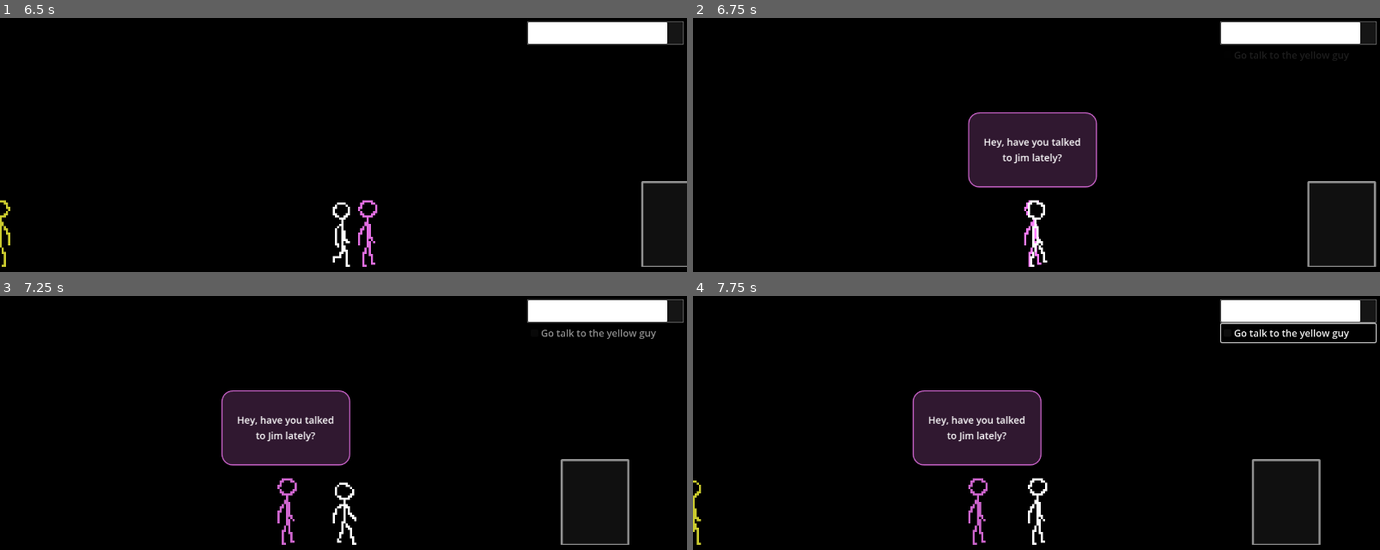
Above: before the commit, frames 1-4 (two rows, left to right).
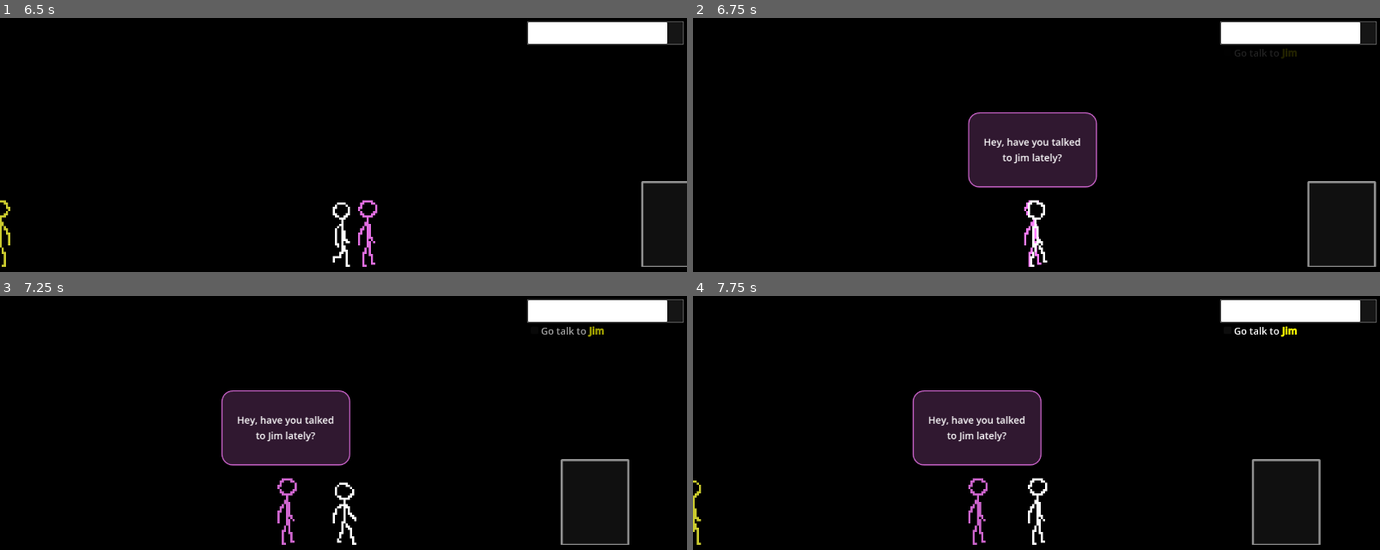
Above: after the commit, the same moments.

Repository: Fuzzlewuzzlekins/lysander-gdscript
Game: Godot game, scene res://levels/test_scene.tscn
Two runs of this game, one before a commit and one after it. Both use one fixed random seed, a clock stepped at 60 frames per second and the inputs below.
Inputs:
- Up to frame 1 (6.5 s): tap Enter at 0.5, 4.25 s; hold Up (stand_up) 0.53-2.03 s; tap E (interact) every 1.5 s from 0.6 to 5.1 s; tap Shift (toggle_sit) every 1.5 s from 1.35 to 5.85 s; hold Left (move_left) 2.03-3.53 s; tap Space at 2.75 s; hold Down (sit_down) 3.53-4.28 s; hold Right (move_right) 4.28-5.03 s; hold Up (stand_up) 5.03-5.78 s; hold Right (move_right) from 5.78 s (still down)
- Up to frame 2 (6.75 s): keep holding Right (move_right); tap E (interact) at 6.6 s
- Up to frame 3 (7.25 s): keep holding Right (move_right)
- Up to frame 4 (7.75 s): release Right (move_right) at 7.25 s; click "Go talk to the yellow guy" (after the commit: "Go talk to [b][color=yellow]J…") at 7.25 s

Frame 1 is identical in both runs. In frame 2, 0.1% of the frame differs, in the area x 78-96%, y 12-17%; in frame 3, 0.3%; in frame 4, 0.6%, in the area x 76-100%, y 10-19%.

Commit message:
Reorganize turn-in and unlock/prerequisite logic

Diff:
--- a/elements/exit.gd
+++ b/elements/exit.gd
@@ -9,6 +9,7 @@
 @export var dullness: float = 0.8
 @export var next_scene: PackedScene
 @export var next_scene_hint: String = "Leave"
+@export var prerequisites: Array[CheckBox]
 @export var lock_message: String
 #var assignment: CheckBox
 
@@ -31,7 +32,7 @@
 
 func _on_player_highlight(area: Area2D) -> void:
 	if self == area:
-		if lock_message:
+		if prerequisites.size() > 0 or lock_message:
 			$Label.text = lock_message
 		else:
 			$Label.text = next_scene_hint
@@ -57,6 +58,8 @@
 				turn_in_unwarn.emit(task)
 
 
-func _on_entity_unlock(exit: Area2D) -> void:
-	if self == exit:
-		lock_message = ""
+func _on_entity_turn_in(task: CheckBox) -> void:
+	if prerequisites.has(task):
+		prerequisites.erase(task)
+		if prerequisites.size() == 0:
+			lock_message = ""
--- a/elements/hud.gd
+++ b/elements/hud.gd
@@ -19,25 +19,23 @@
 
 
 func _on_entity_turn_in(task: CheckBox) -> void:
-	# Can the task be turned in?
-	if Gamestate.current_energy > task.energy_cost:
-		# Spend energy
-		Gamestate.current_energy -= task.energy_cost
-		$TopRightPanel/EnergyBarBase.value = Gamestate.current_energy
-		$TopRightPanel/EnergyBarBase.self_modulate = Color.WHITE
-		$TopRightPanel/EnergyBarBase/EnergyBarOverlay.value = Gamestate.current_energy
-		task_current_warning = null
-		if task_warn_tween:
-			task_warn_tween.kill()
-			task_warn_tween = null
-		# Clear task
-		Gamestate.active_tasks.erase(task)
-		task.button_pressed = true
-		task.disabled = true
-		var tween = get_tree().create_tween()
-		tween.tween_interval(0.5)
-		tween.tween_property(task, "modulate:a", 0, task_fade_speed)
-		tween.tween_callback(task.queue_free)
+	# Spend energy
+	Gamestate.current_energy -= task.energy_cost
+	$TopRightPanel/EnergyBarBase.value = Gamestate.current_energy
+	$TopRightPanel/EnergyBarBase.self_modulate = Color.WHITE
+	$TopRightPanel/EnergyBarBase/EnergyBarOverlay.value = Gamestate.current_energy
+	task_current_warning = null
+	if task_warn_tween:
+		task_warn_tween.kill()
+		task_warn_tween = null
+	# Clear task
+	Gamestate.active_tasks.erase(task)
+	task.button_pressed = true
+	task.disabled = true
+	var tween = get_tree().create_tween()
+	tween.tween_interval(0.5)
+	tween.tween_property(task, "modulate:a", 0, task_fade_speed)
+	tween.tween_callback(task.queue_free)
 
 
 func _on_entity_turn_in_warn(task: CheckBox) -> void:
--- a/elements/npc.gd
+++ b/elements/npc.gd
@@ -4,7 +4,6 @@
 signal turn_in(task: CheckBox)
 signal turn_in_warn(task: CheckBox)
 signal turn_in_unwarn(task: CheckBox)
-signal unlock(exit: Area2D)
 signal say(character: Area2D, dialogue: String)
 
 @export var target_player: Area2D
@@ -24,9 +23,6 @@
 	$AnimatedSprite2D.modulate = tint
 	# Dull sprite slightly by default
 	$AnimatedSprite2D.modulate.a = dullness
-	# Look for the Player in the scene
-	if !target_player:
-		target_player = get_tree().get_root().find_child("Player")
 	# If I have a Task as a child, manage it
 	assignment = get_node_or_null("Task")
 	if assignment != null:
@@ -50,7 +46,7 @@
 
 
 func _on_player_interact(area: Area2D) -> void:
-	if self == area:
+	if self == area and target_player:
 		## Turn to face the player. Only useful if dialogue pauses behavior.
 		#if global_position.x > target_player.global_position.x:
 			#$AnimatedSprite2D.flip_h = true
@@ -59,10 +55,8 @@
 		# Check if I am a turn-in point for any tasks
 		for i in range(Gamestate.active_tasks.size()):
 			var task = Gamestate.active_tasks.get(i)
-			if task.turn_in == self:
+			if task.turn_in == self and Gamestate.current_energy > task.energy_cost:
 				turn_in.emit(task)
-				if task.unlocks:
-					unlock.emit(task.unlocks)
 				if turn_in_dialogue:
 					say.emit(self, turn_in_dialogue)
 				return
@@ -82,7 +76,7 @@
 
 
 func _on_player_highlight(area: Area2D) -> void:
-	if self == area:
+	if self == area and target_player:
 		var tween = get_tree().create_tween()
 		tween.tween_property($AnimatedSprite2D, "modulate:a", 1.0, 0.2)
 		# Check if I am a turn-in point for any tasks
@@ -93,7 +87,7 @@
 
 
 func _on_player_unhighlight(area: Area2D) -> void:
-	if self == area:
+	if self == area and target_player:
 		var tween = get_tree().create_tween()
 		tween.tween_property($AnimatedSprite2D, "modulate:a", dullness, 0.2)
 		# Check if I am a turn-in point for any tasks
--- a/elements/task.gd
+++ b/elements/task.gd
@@ -3,4 +3,3 @@
 @export var time_cost: int = 10
 @export var energy_cost: int = 10
 @export var turn_in: Area2D
-@export var unlocks: Area2D
--- a/elements/task.tscn
+++ b/elements/task.tscn
@@ -3,7 +3,24 @@
 [ext_resource type="Script" uid="uid://bjyhhxc2ovsw6" path="res://elements/task.gd" id="1_3qm7i"]
 
 [node name="Task" type="CheckBox"]
+offset_right = 256.0
+offset_bottom = 32.0
 theme_override_font_sizes/font_size = 18
 button_mask = 0
+expand_icon = true
+script = ExtResource("1_3qm7i")
+
+[node name="RichTextLabel" type="RichTextLabel" parent="."]
+layout_mode = 0
+offset_left = 24.0
+offset_right = 256.0
+offset_bottom = 32.0
+theme_override_font_sizes/normal_font_size = 18
+theme_override_font_sizes/bold_font_size = 18
+theme_override_font_sizes/bold_italics_font_size = 18
+theme_override_font_sizes/italics_font_size = 18
+theme_override_font_sizes/mono_font_size = 18
+bbcode_enabled = true
 text = "Complete task"
-script = ExtResource("1_3qm7i")
+fit_content = true
+scroll_active = false
--- a/levels/test_scene.tscn
+++ b/levels/test_scene.tscn
@@ -54,9 +54,10 @@
 offset_bottom = 800.0
 color = Color(0, 0, 0, 1)
 
-[node name="Exit" parent="." node_paths=PackedStringArray("target_player") instance=ExtResource("1_ah1fx")]
+[node name="Exit" parent="." node_paths=PackedStringArray("target_player", "prerequisites") instance=ExtResource("1_ah1fx")]
 position = Vector2(1472, 400)
 target_player = NodePath("../Player")
+prerequisites = [NodePath("../NPC/Task")]
 lock_message = "Requires X"
 
 [node name="NPC" parent="." node_paths=PackedStringArray("target_player") instance=ExtResource("2_vrunm")]
@@ -67,11 +68,12 @@
 idle_dialogue = Array[String](["Jim seems restless. Hope he's OK."])
 assign_dialogue = "Hey, have you talked to Jim lately?"
 
-[node name="Task" parent="NPC" node_paths=PackedStringArray("turn_in", "unlocks") instance=ExtResource("4_vehgu")]
-text = "Go talk to the yellow guy"
+[node name="Task" parent="NPC" node_paths=PackedStringArray("turn_in") instance=ExtResource("4_vehgu")]
 energy_cost = 20
 turn_in = NodePath("../../NPC2")
-unlocks = NodePath("../../Exit")
+
+[node name="RichTextLabel" parent="NPC/Task" index="0"]
+text = "Go talk to [b][color=yellow]Jim[/color][/b]"
 
 [node name="NPC2" parent="." node_paths=PackedStringArray("target_player") instance=ExtResource("2_vrunm")]
 position = Vector2(416, 400)
@@ -100,10 +102,10 @@
 [connection signal="assign" from="NPC" to="HUD" method="_on_entity_assign"]
 [connection signal="say" from="NPC" to="DialogueBox" method="_on_npc_say"]
 [connection signal="say" from="NPC2" to="DialogueBox" method="_on_npc_say"]
+[connection signal="turn_in" from="NPC2" to="Exit" method="_on_entity_turn_in"]
 [connection signal="turn_in" from="NPC2" to="HUD" method="_on_entity_turn_in"]
 [connection signal="turn_in_unwarn" from="NPC2" to="HUD" method="_on_entity_turn_in_unwarn"]
 [connection signal="turn_in_warn" from="NPC2" to="HUD" method="_on_entity_turn_in_warn"]
-[connection signal="unlock" from="NPC2" to="Exit" method="_on_entity_unlock"]
 [connection signal="highlight" from="Player" to="Exit" method="_on_player_highlight"]
 [connection signal="highlight" from="Player" to="NPC" method="_on_player_highlight"]
 [connection signal="highlight" from="Player" to="NPC2" method="_on_player_highlight"]
@@ -113,3 +115,5 @@
 [connection signal="unhighlight" from="Player" to="Exit" method="_on_player_unhighlight"]
 [connection signal="unhighlight" from="Player" to="NPC" method="_on_player_unhighlight"]
 [connection signal="unhighlight" from="Player" to="NPC2" method="_on_player_unhighlight"]
+
+[editable path="NPC/Task"]
